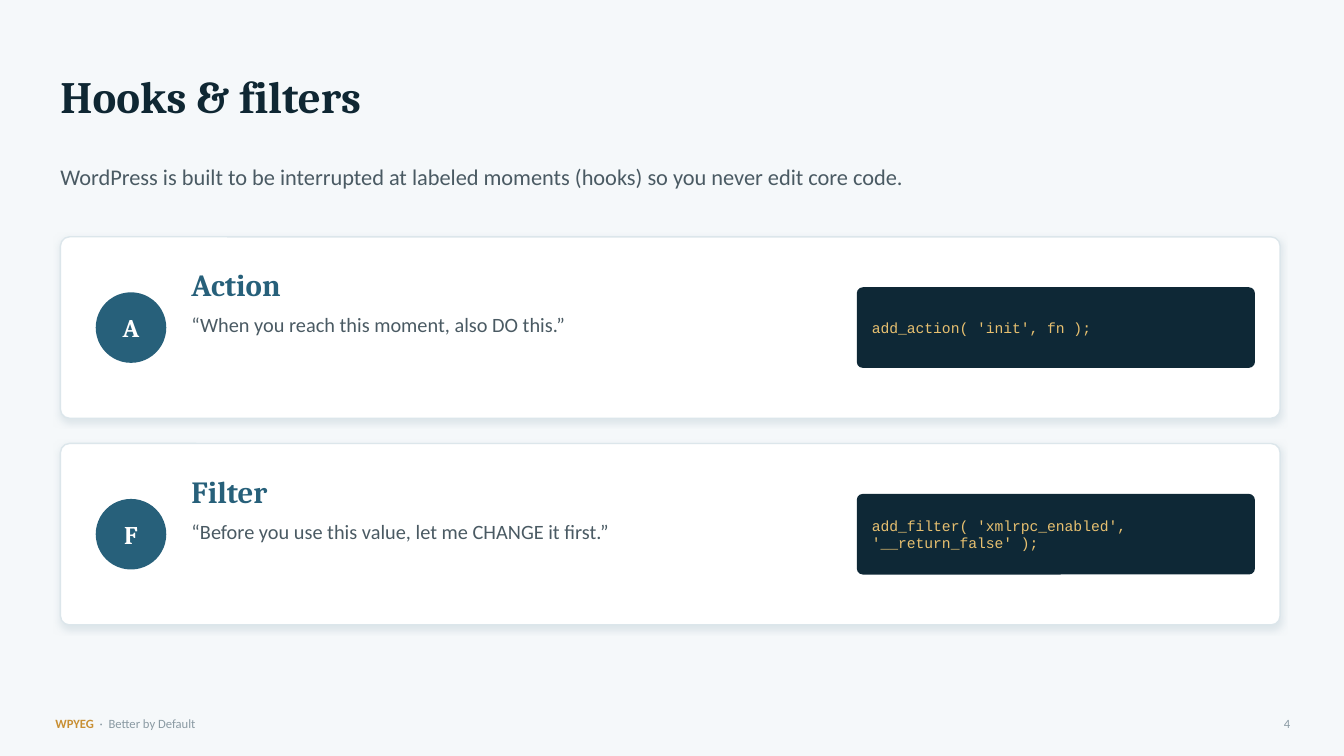
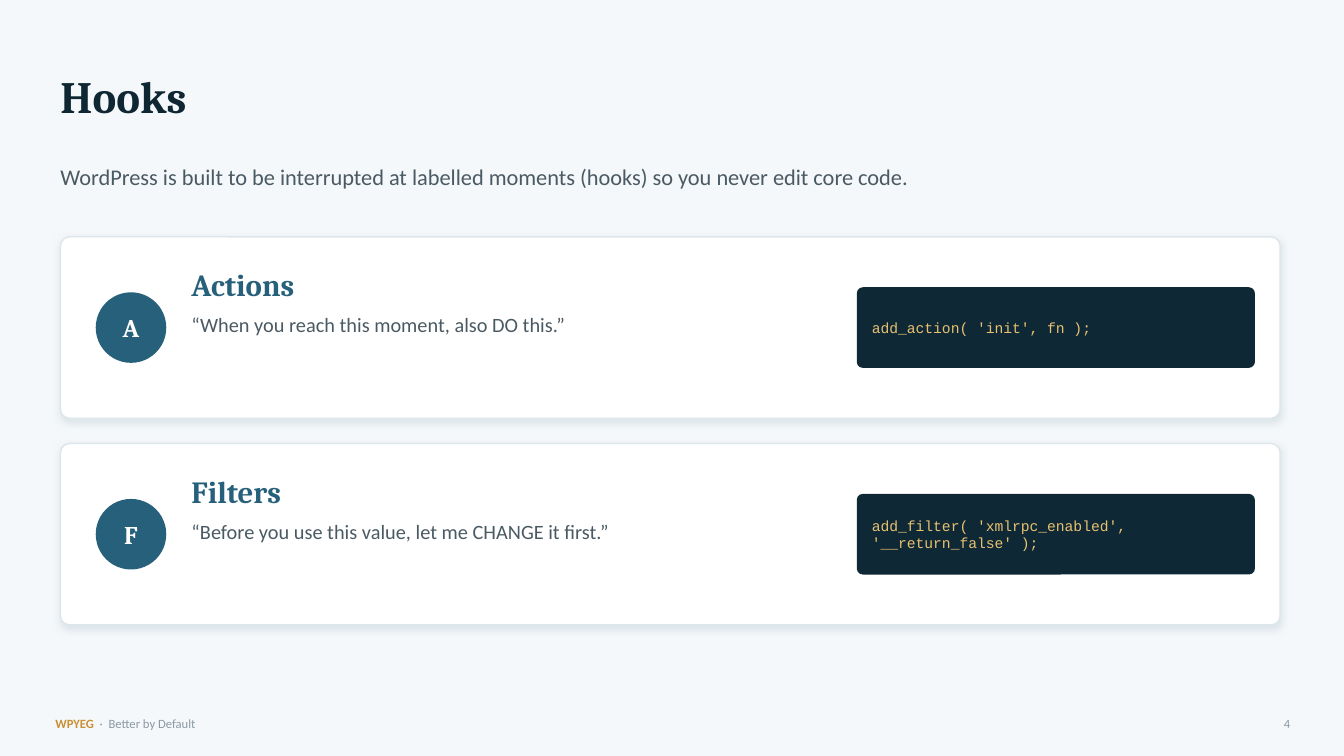
Before and after one commit to WPYEG/Better-by-Default, a slide deck: slide 4 of workshop/Better-by-Default.pptx. Drawn at 1344x756 pixels with LibreOffice and Linux fonts; fonts in the diff are those of the drawing. Boxes give left, top, right and bottom in pixels: in the first picture for what was removed or moved away, otherwise in the second. Text is boxed around its words. In the diff, an @@ line names an element or a change of style, - is before the commit and + after.

```diff
--- a/workshop/Better-by-Default.pptx
+++ b/workshop/Better-by-Default.pptx
@@ text at box(60, 82, 186, 114): text changed @@
-Hooks & filters
+Hooks
@@ text at box(60, 169, 908, 189): text changed @@
-WordPress is built to be interrupted at labeled moments (hooks) so you never edit core code.
+WordPress is built to be interrupted at labelled moments (hooks) so you never edit core code.
@@ text at box(191, 274, 294, 297): text changed @@
-Action
+Actions
@@ text at box(191, 481, 281, 504): text changed @@
-Filter
+Filters
```
Also in this commit, not shown: 10 other slides changed, 7 other files.
